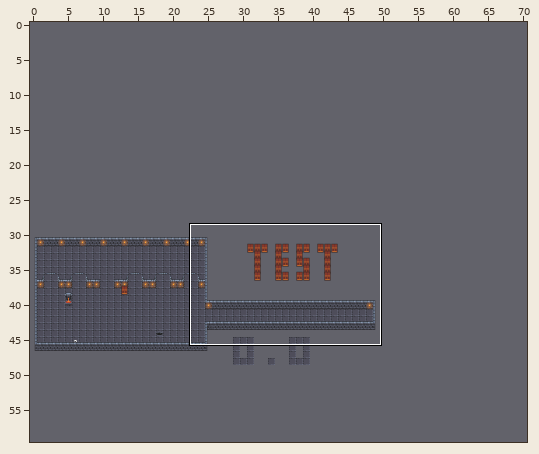
Two versions of a level (Tiled map (JSON), assets/tilemaps/level-0-floor-0.json). Above: a wide view before the commit, with the close-up outlined.
Close-up. The starting point:
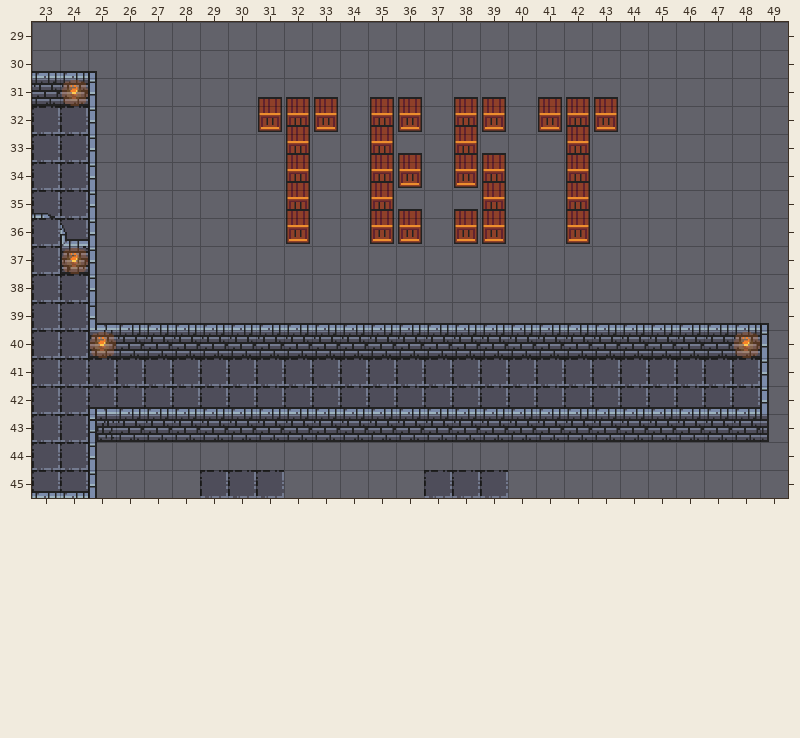
Cells are 32x32 px. Shown: x 23..49, y 29..45. The commit also changed other parts of the map, which this record leaves out. The old version is drawn lined up with the new one.
Now the later version:
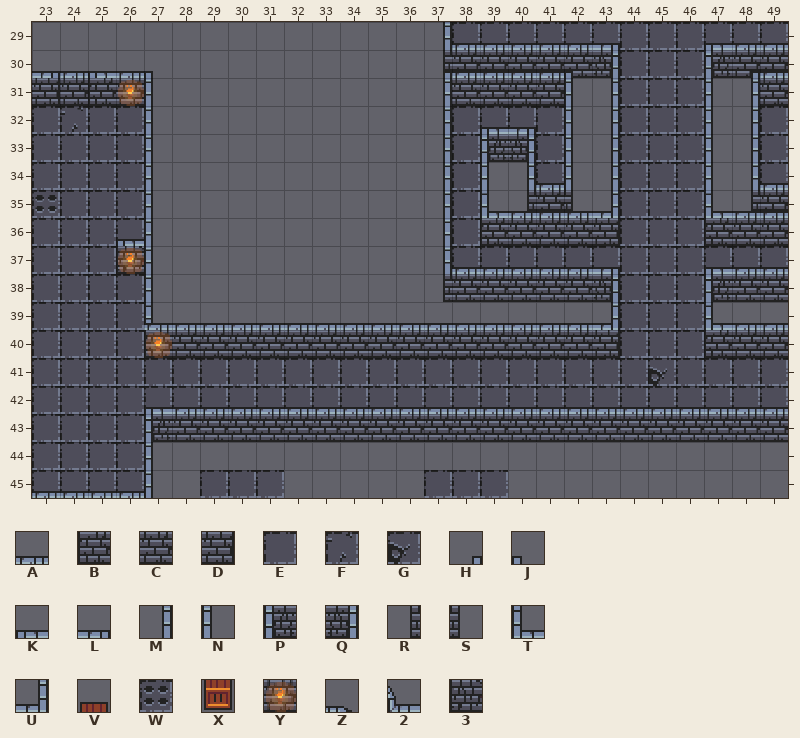
Key: from "tileset": A 2, B 8, C 9, D 10, E 29, F 31, G 36, H 49, J 50, K 51, L 52, M 56, N 57, P 58, Q 59, R 63, S 64, T 65, U 66, V 76, W 78, X 83, Y 85, Z 94, 2 102, 3 109.
_ is an empty cell, . an unchanged one.
See-through tiles are keyed as they look on the map.
The edit:
map size 50x25 -> 73x60 cells (old content now starts at 0,25; both pictures use the new coordinates)
--- layer "walkable"
@@ x 23..49 @@
-29 ...............____________
-30 .....................___...
-31 .....................___...
-32 .E__...........____..___.._
-33 ..__..........._.._..___.._
-34 ..__..........._.._..___.._
-35 E.__..........._.....___...
-36 ..__..........._.....___...
-37 .._............____________
-38 ..__.................___...
-39 ..__.................___...
-40 ..__.................___...
-41 ......................E..._
-42 .........................._
-43 ..__.......................
-44 ..__.......................
-45 ..__.......................
+29 ...............EEEEEEEEEEEE
+30 .....................EEE...
+31 .....................EEE...
+32 .FEE...........EEEE..EEE..E
+33 ..EE...........E..E..EEE..E
+34 ..EE...........E..E..EEE..E
+35 W.EE...........E.....EEE...
+36 ..EE...........E.....EEE...
+37 ..E............EEEEEEEEEEEE
+38 ..EE.................EEE...
+39 ..EE.................EEE...
+40 ..EE.................EEE...
+41 ......................G...E
+42 ..........................E
+43 ..EE.......................
+44 ..EE.......................
+45 ..EE.......................
--- layer "block"
@@ x 23..49 @@
-29 .............._............
-30 .............._______...___
-31 C.N__........._______...___
-32 ..N._...XXX.XX_XX.XXX...__.
-33 ..N._....X..X._X__.X_...__.
-34 ..N._....X..XX_XX_.X_...__.
-35 ..N._....X..X._.X__X_...___
-36 ..N._....X..XX_XX__X_...___
-37 .3N__........._............
-38 ..N._........._______...___
-39 ..T._..............._..._..
-40 ..BCC...............CCCCC.N
-41 ..........................N
-42 ..........................N
-43 ..PCC.....................S
-44 ..N._......................
-45 ..N._......................
+29 ..............M............
+30 ..............RCCCCCQ...PCC
+31 D.BCN.........MCCCCNM...NMC
+32 .._.N...___.__M__._NM...NM.
+33 .._.N...._.._.M_PQ.NM...NM.
+34 .._.N...._..__M_NM.NM...NM.
+35 .._.N...._.._.M.TRCSU...TRC
+36 .._.N...._..__M_BCCCD...BCC
+37 .__3N.........M............
+38 .._.N.........RCCCCCQ...PCC
+39 .._.T...............U...T..
+40 ..__B...............D___B.C
+41 .........................._
+42 .........................._
+43 ..__P.....................C
+44 .._.N......................
+45 .._.N......................
--- layer "detail"
@@ x 24..26 @@
-31 Y._
+31 _.Y
@@ x 24..26 @@
-37 Y._
+37 _.Y
@@ x 25..48 @@
-40 Y._....................Y
+40 _.Y...................._
--- layer "above"
@@ x 23..49 @@
-29 ...............______...___
-30 A.J__.........______.....__
-31 ........VVV.VV.VV.VVV......
-32 .........V..V..V__.V.......
-33 .........V..VV.VV..V.......
-34 .........V..V...V._V......_
-35 Z........V..VV.VV__V.....__
-36 .2._.......................
-37 ...............______...___
+29 ...............AAAAAL...KAA
+30 L.KAJ.........HAAAAJ.....HA
+31 ........___.__.__.___......
+32 ........._.._.._KL._.......
+33 ........._..__.__.._.......
+34 ........._.._..._.A_......A
+35 _........_..__.__AAA.....AA
+36 ._.K.......................
+37 ...............AAAAAL...KAA
@@ x 26..49 @@
-39 A................AAAAA.J
+39 _................_____.A
@@ x 25..49 @@
-42 KAA....................._
+42 __K.....................A
@@ x 25..26 @@
-45 __
+45 AA
Pixel boxes of the changes (left, top, right, bottom) in both close-ups:
changed: (370, 22, 788, 442)
changed: (32, 71, 172, 358)
removed: (258, 97, 338, 244)
changed: (88, 407, 172, 498)
